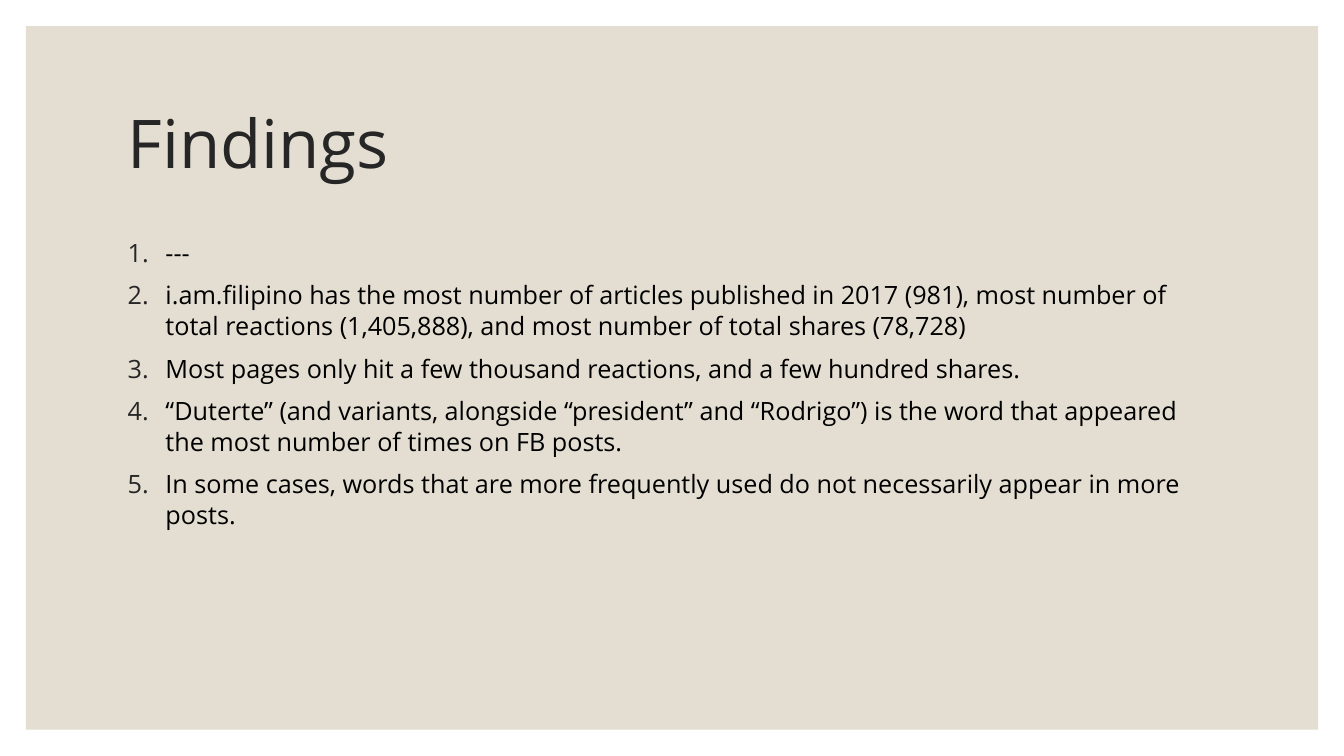
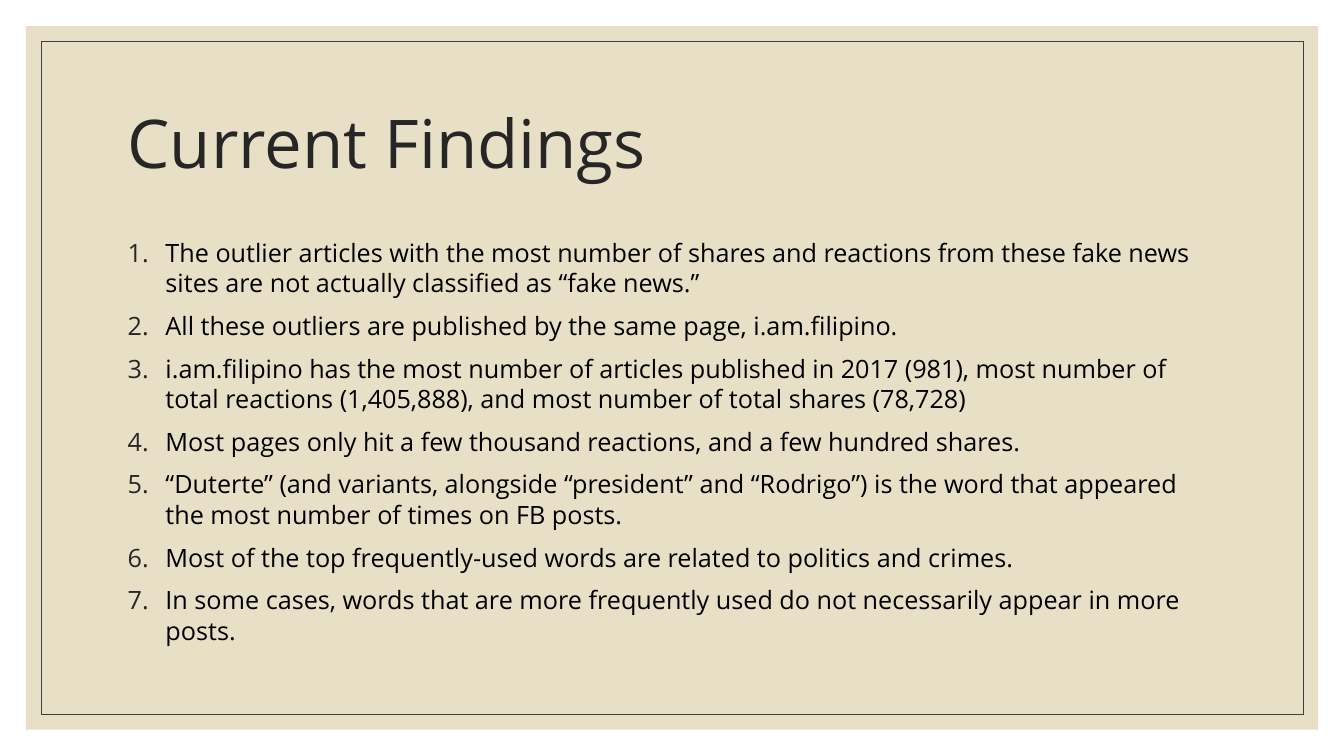
Before and after one commit to beatriceadajar/fake-news, a slide deck: slide 4 of static-visualizations.pptx. Drawn at 1344x756 pixels with LibreOffice and Linux fonts; fonts in the diff are those of the drawing. Boxes give left, top, right and bottom in pixels: in the first picture for what was removed or moved away, otherwise in the second. Text is boxed around its words. In the diff, an @@ line names an element or a change of style, - is before the commit and + after.

```diff
--- a/static-visualizations.pptx
+++ b/static-visualizations.pptx
@@ rectangle at (26,26,1319,730): fill #E3DED1 to #E7E0C7 @@
@@ rectangle added at (41,41,1304,715), outline #404040 0.5 pt @@
@@ title at (128,117,646,184): text changed @@
-Findings
+Current Findings
@@ text at (165,242,1189,341): text changed @@
-1. ---
+1. The outlier articles with the most number of shares and reactions from these fake news sites are not actually classified as “fake news.”
+2. All these outliers are published by the same page, i.am.filipino.
@@ text at (165,547,1013,573): paragraph added @@
+6. Most of the top frequently-used words are related to politics and crimes.
```
Also in this commit, not shown: 3 other slides changed.
